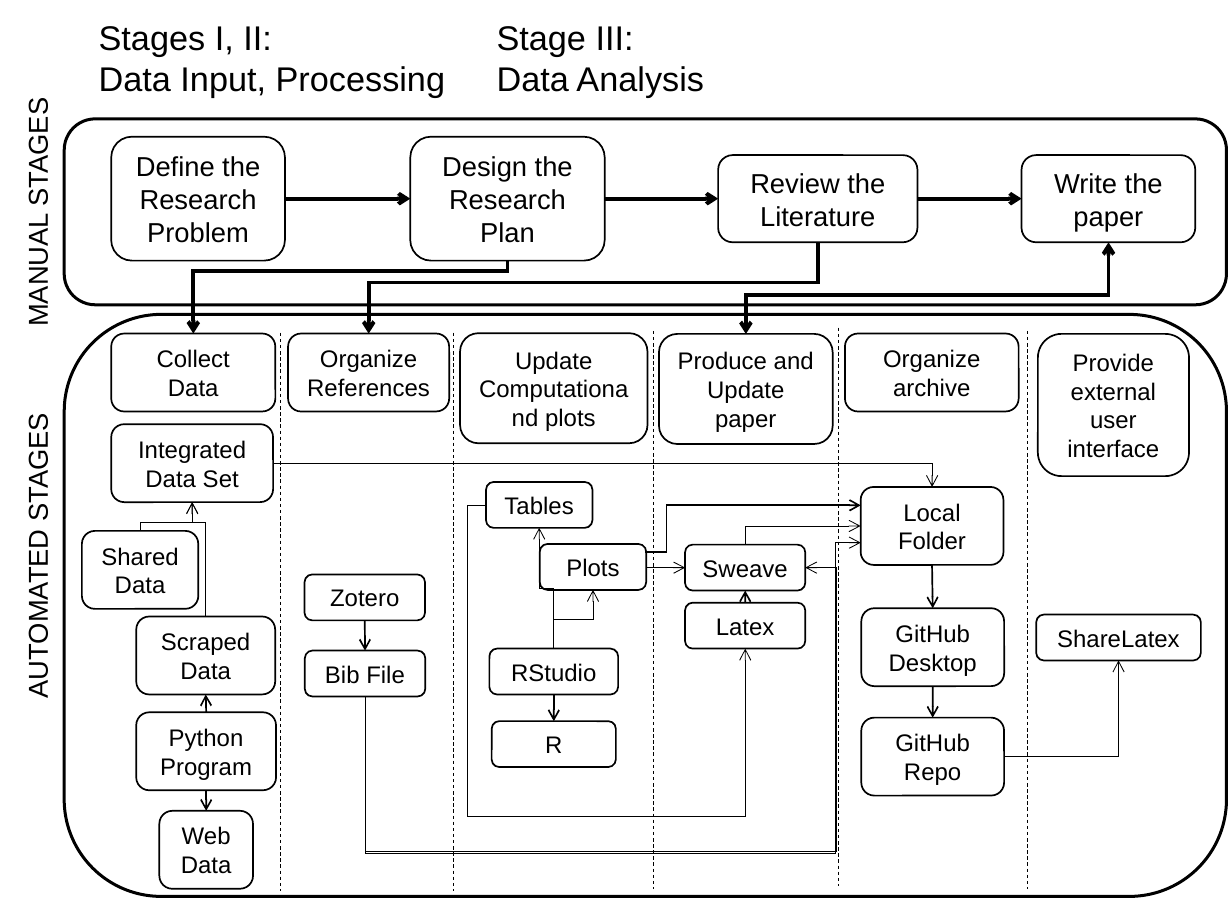
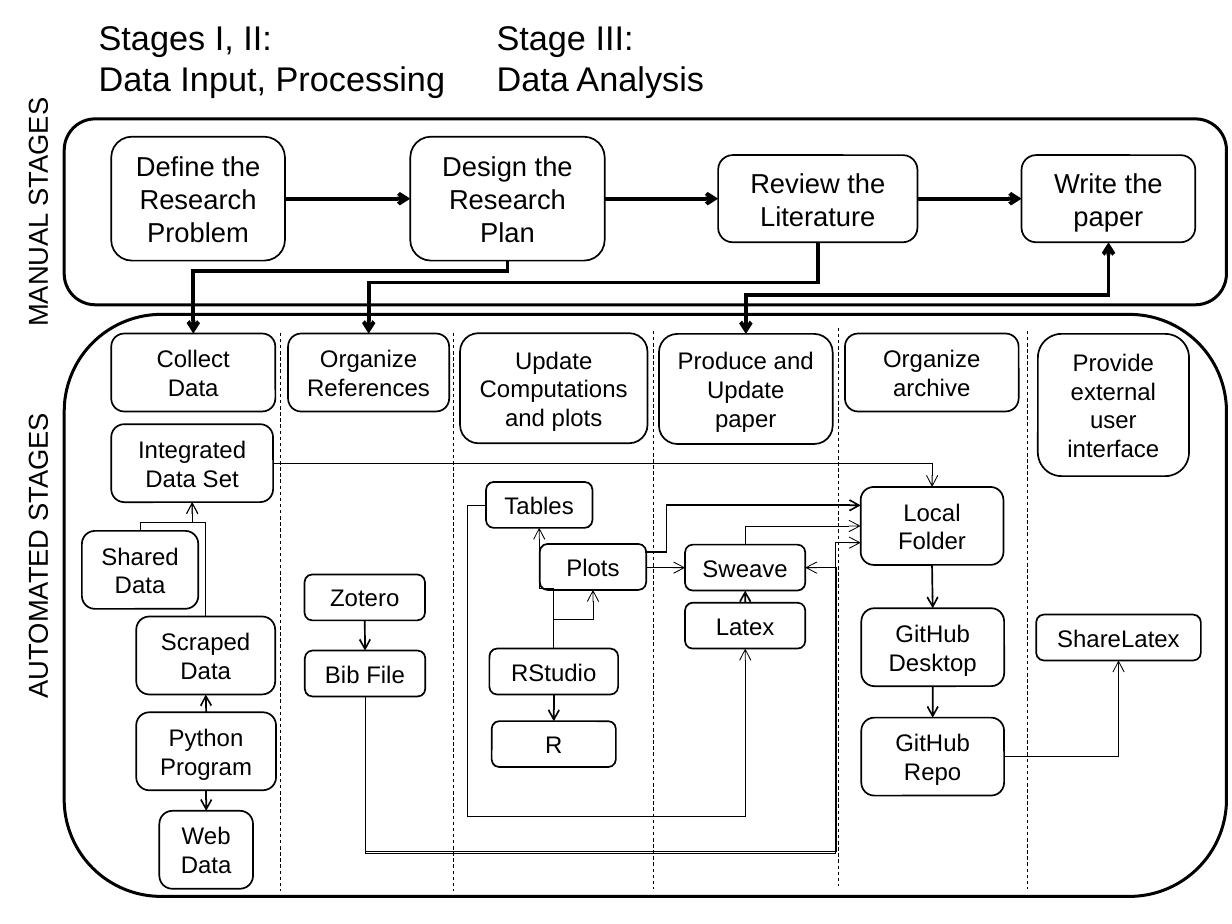
Before and after one commit to BIDS/repro-case-studies, a slide deck: slide 1 of case-studies/jmMagallanes.pptx. Drawn at 1232x924 pixels with LibreOffice and Linux fonts; fonts in the diff are those of the drawing. Boxes give left, top, right and bottom in pixels: in the first picture for what was removed or moved away, otherwise in the second. Text is boxed around its words. In the diff, an @@ line names an element or a change of style, - is before the commit and + after.

```diff
--- a/case-studies/jmMagallanes.pptx
+++ b/case-studies/jmMagallanes.pptx
@@ text in rounded rectangle at [480,351,628,431]: text changed @@
-Update Computationand plots
+Update Computations
+and plots
```
Also in this commit, not shown: 1 other file.
